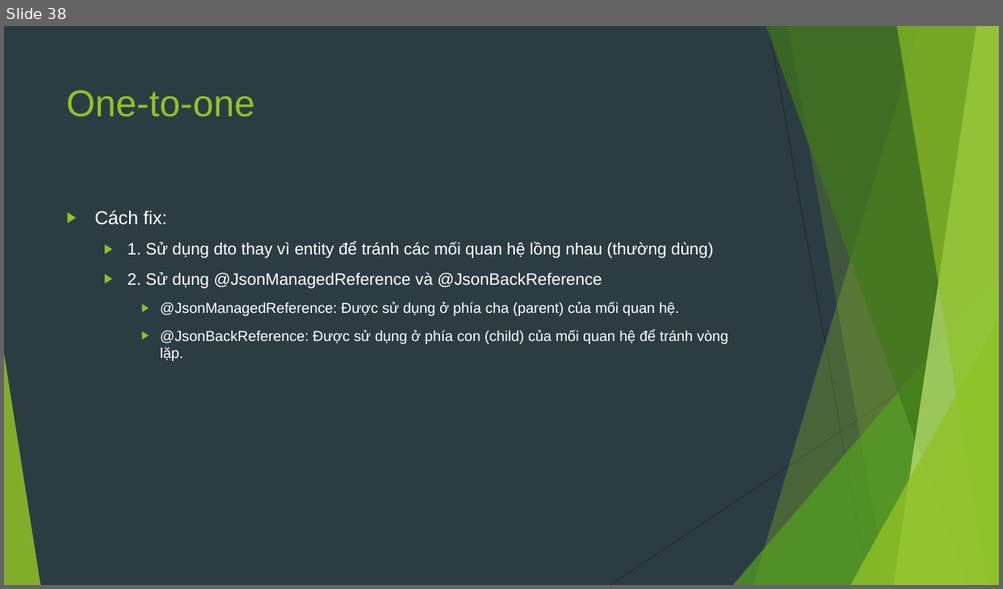
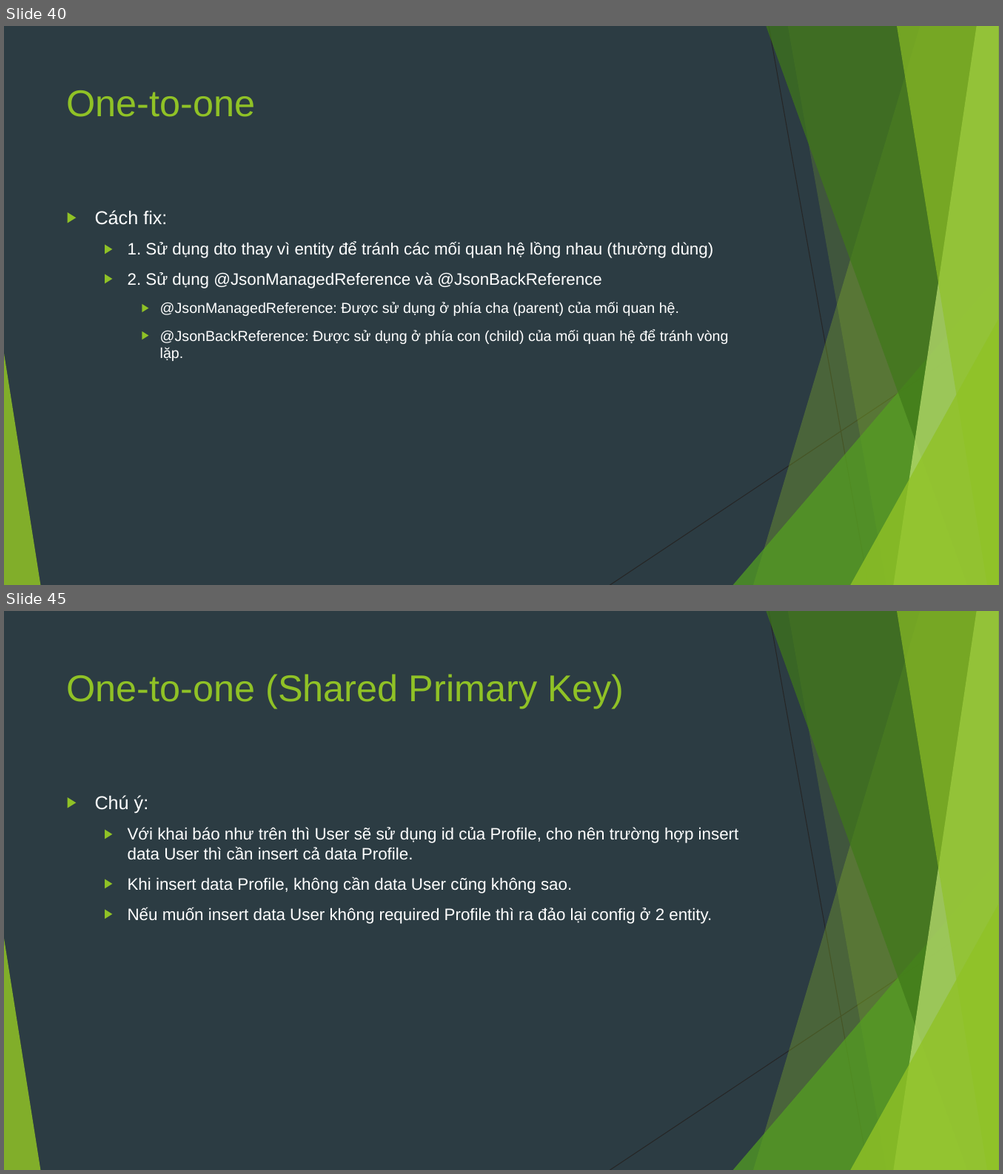
Before and after one commit to sobbingwind/SpringBoot, a slide deck: 07.Spring Data JPA.pptx. Shown one above the other, each under a label of ours: slide 38 before the commit, slides 40 and 45 after it; the slides between them are not shown. The pictures are 1003x589 and 1003x1174 pixels, drawn with LibreOffice and Linux fonts; fonts in the diff are those of the drawing. Boxes give left, top, right and bottom in pixels: in the first picture for what was removed or moved away, otherwise in the second. Text is boxed around its words. In the diff, an @@ line names an element or a change of style, - is before the commit and + after.

```diff
--- a/07.Spring Data JPA.pptx
+++ b/07.Spring Data JPA.pptx
@@ slide 45 added at box(4, 611, 999, 1170), background #2C3C43; not listed: 10 template elements that a slide beside it also shows @@
@@ title added at box(67, 674, 624, 709), 36 pt, text #90C226 @@
+One-to-one (Shared Primary Key)
@@ text added at box(95, 795, 739, 924), 16 pt, text #FFFFFF @@
+▶ Chú ý:
+  ▶ Với khai báo như trên thì User sẽ sử dụng id của Profile, cho nên trường hợp insert data User thì cần insert cả data Profile.
+  ▶ Khi insert data Profile, không cần data User cũng không sao.
+  ▶ Nếu muốn insert data User không required Profile thì ra đảo lại config ở 2 entity.
@@ what was slide 38 is now slide 40 @@
```
Also in this commit, not shown: 4 slides changed, 6 other slides added.
